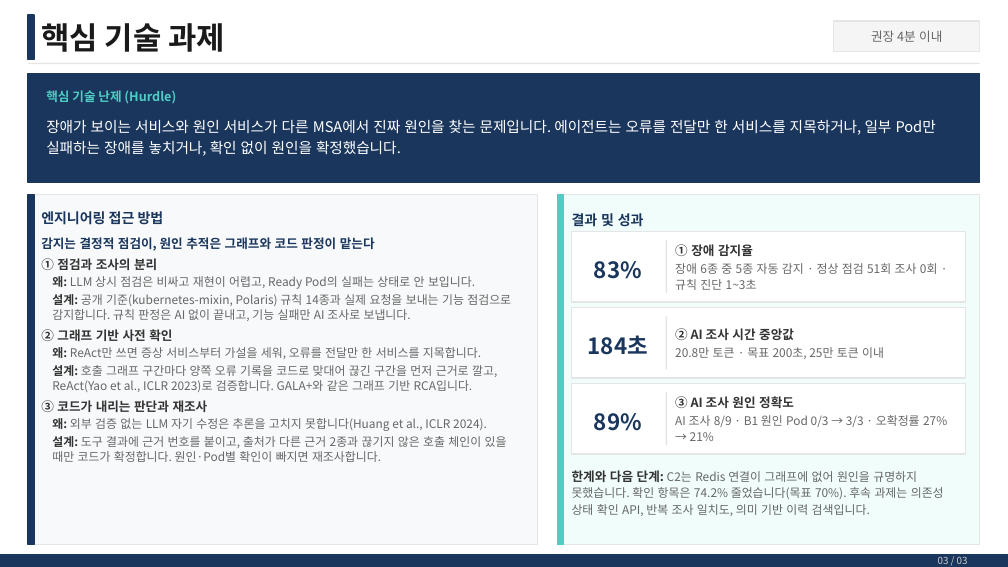
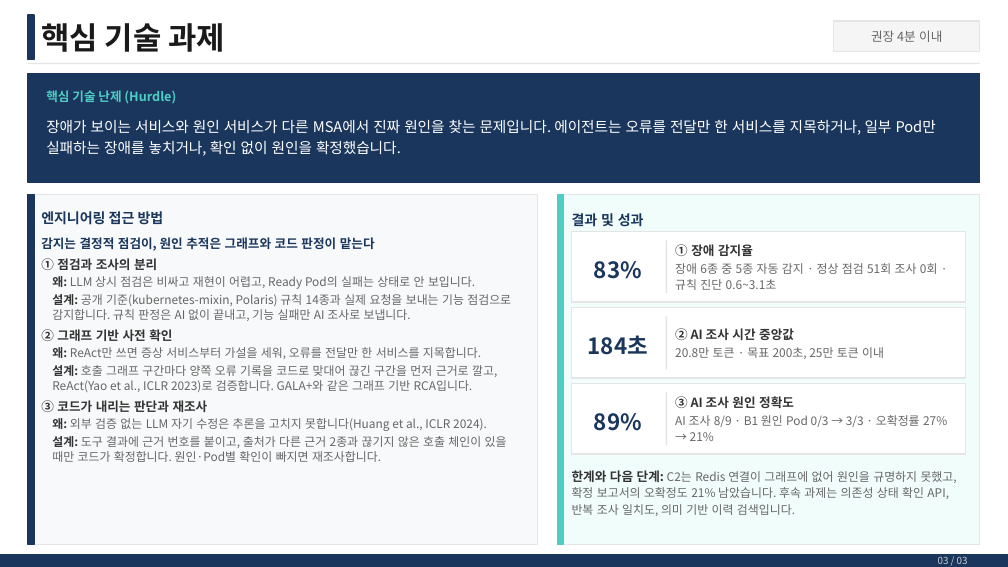
Before and after one commit to skax-jihyeryu/KubeGuardian, a slide deck: slide 4 of docs/산출물/AI_Master_Project_최종발표_류지혜_11791_v0.3.pptx. Drawn at 1008x567 pixels with LibreOffice and Linux fonts; fonts in the diff are those of the drawing. Boxes give left, top, right and bottom in pixels: in the first picture for what was removed or moved away, otherwise in the second. Text is boxed around its words. In the diff, an @@ line names an element or a change of style, - is before the commit and + after.

```diff
--- a/docs/산출물/AI_Master_Project_최종발표_류지혜_11791_v0.3.pptx
+++ b/docs/산출물/AI_Master_Project_최종발표_류지혜_11791_v0.3.pptx
@@ text at [675,263,938,290]: text changed @@
-장애 6종 중 5종 자동 감지 · 정상 점검 51회 조사 0회 · 규칙 진단 1~3초
+장애 6종 중 5종 자동 감지 · 정상 점검 51회 조사 0회 · 규칙 진단 0.6~3.1초
@@ text at [572,470,957,516]: text changed @@
-한계와 다음 단계: C2는 Redis 연결이 그래프에 없어 원인을 규명하지 못했습니다. 확인 항목은 74.2% 줄었습니다(목표 70%). 후속 과제는 의존성 상태 확인 API, 반복 조사 일치도, 의미 기반 이력 검색입니다.
+한계와 다음 단계: C2는 Redis 연결이 그래프에 없어 원인을 규명하지 못했고, 확정 보고서의 오확정도 21% 남았습니다. 후속 과제는 의존성 상태 확인 API, 반복 조사 일치도, 의미 기반 이력 검색입니다.
```
Also in this commit, not shown: 2 other slides changed, 1 other file.
